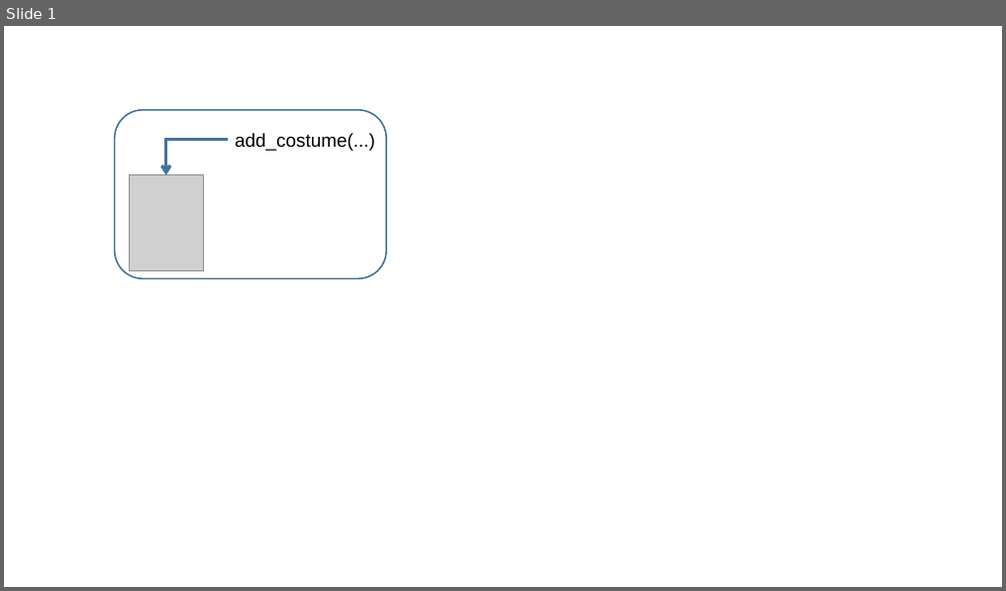
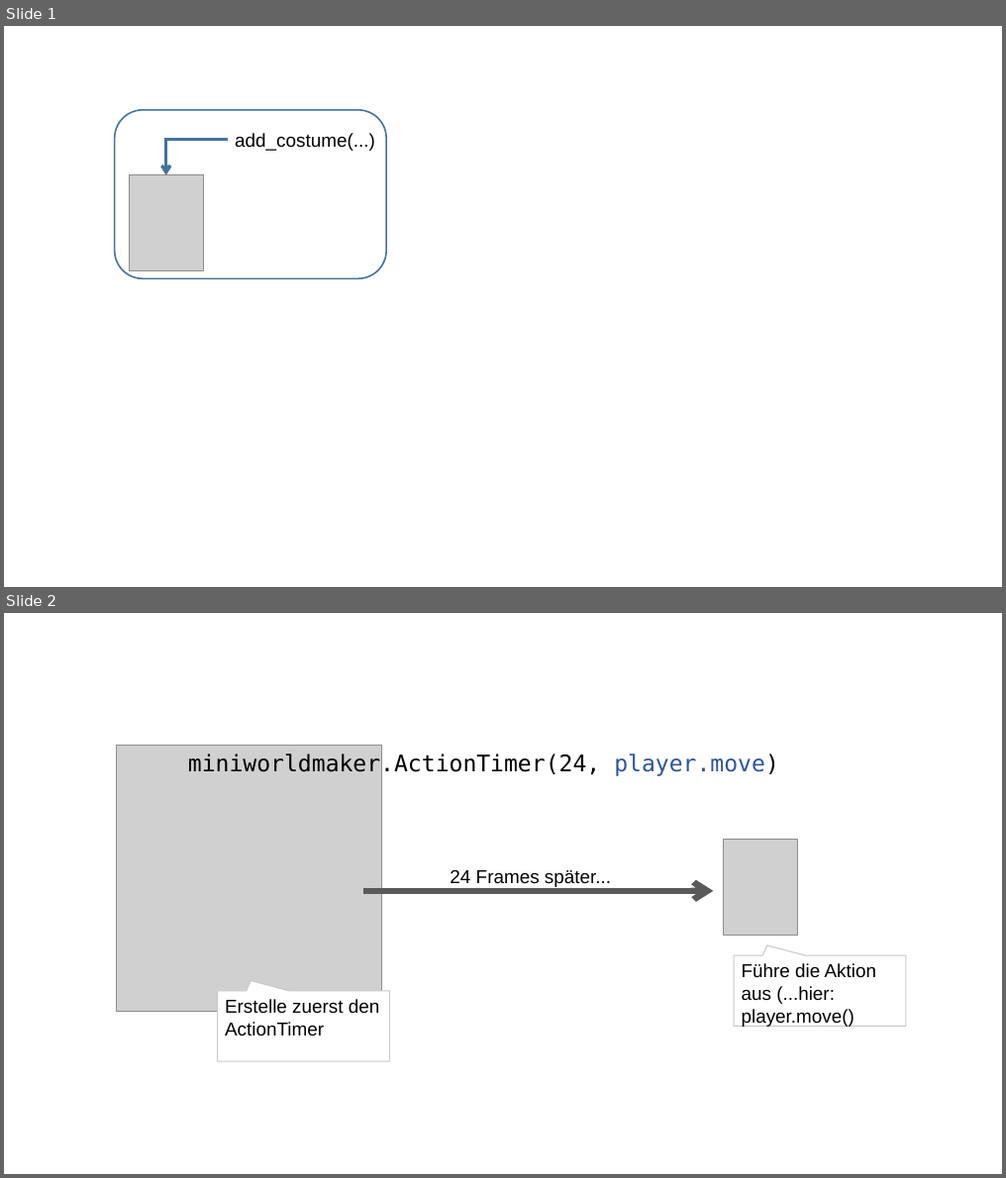
Before and after one commit to asbl/miniworldmaker, a slide deck: source/docs/source/_images/add_costume.pptx. Shown one above the other, each under a label of ours: slide 1 before the commit, slides 1 and 2 after it. The pictures are 1006x591 and 1006x1178 pixels, drawn with LibreOffice and Linux fonts; fonts in the diff are those of the drawing; grey boxes stand for pictures. Boxes give left, top, right and bottom in pixels: in the first picture for what was removed or moved away, otherwise in the second. Text is boxed around its words. In the diff, an @@ line names an element or a change of style, - is before the commit and + after.

```diff
--- a/source/docs/source/_images/add_costume.pptx
+++ b/source/docs/source/_images/add_costume.pptx
@@ slide 2 added at (4, 613, 1002, 1174), background #FFFFFF @@
@@ picture added at (116, 746, 382, 1011) @@
@@ text added at (188, 753, 779, 777), 22 pt, text #000000 @@
+miniworldmaker.ActionTimer(24, player.move)
@@ picture added at (724, 839, 798, 935) @@
@@ text added at (450, 869, 611, 887), 18 pt, text #000000 @@
+24 Frames später...
@@ arrow added from (363, 891) to (714, 891), #595959 6 pt @@
@@ speech box added at (734, 956, 906, 1026), fill #FFFFFF, outline #C9C9C9 1 pt, 18 pt, text #000000 @@
+Führe die Aktion aus (...hier: player.move()
@@ speech box added at (218, 991, 389, 1061), fill #FFFFFF, outline #C9C9C9 1 pt, 18 pt, text #000000 @@
+Erstelle zuerst den ActionTimer
```
Also in this commit, not shown: 30 other files.
